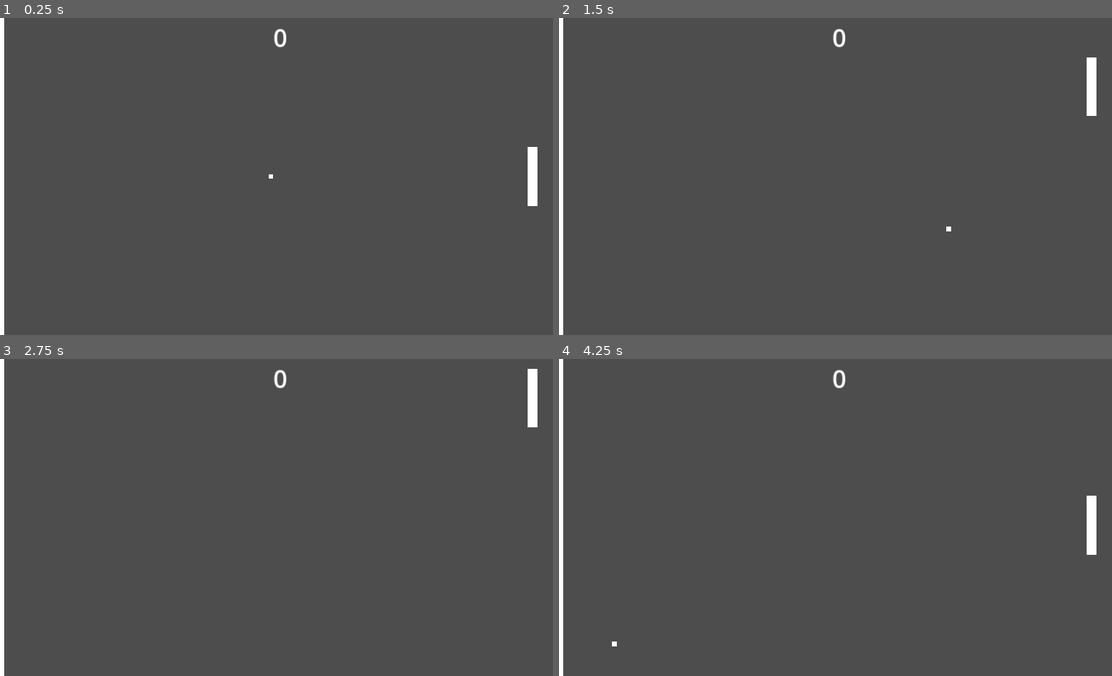
Above: before the commit, frames 1-4 (two rows, left to right).
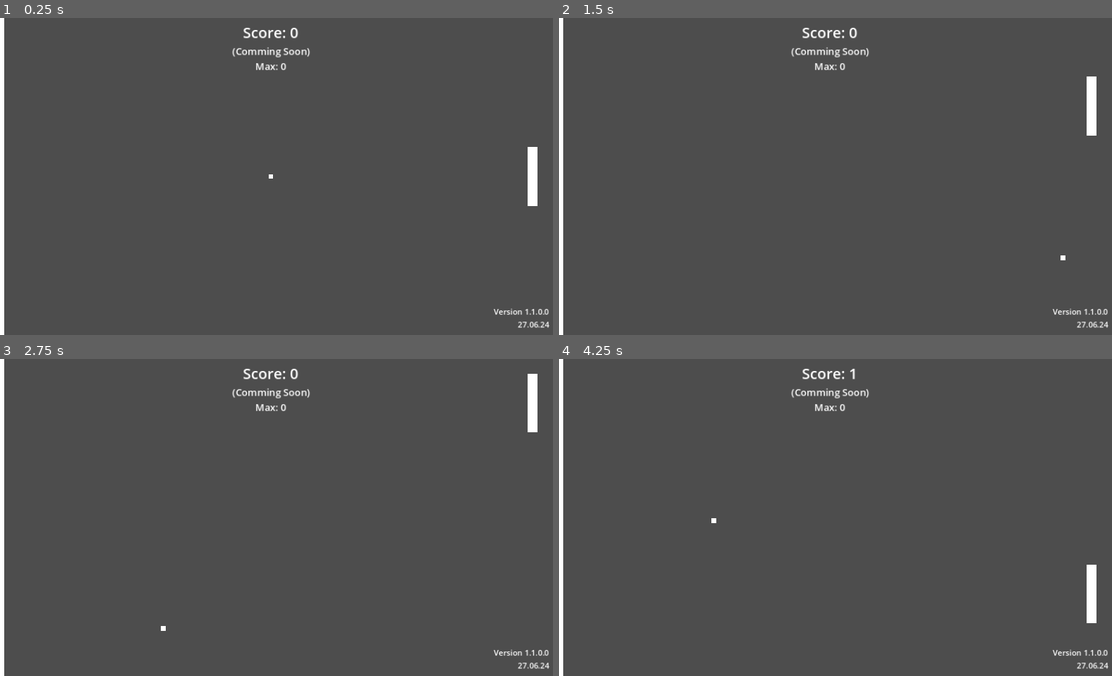
Above: after the commit, the same moments.

Repository: Davidbld/PeloteBasque
Game: Godot game, scene res://level.tscn
The game is run twice, just before and just after one commit, with the same random seed, the same clock (stepped at 60 frames per second) and the same inputs.
Inputs:
- Up to frame 1 (0.25 s): no input
- Up to frame 2 (1.5 s): tap Enter at 0.5 s; hold Up (ui_up) 0.53-1.28 s; hold Down (ui_down) from 1.28 s (still down)
- Up to frame 3 (2.75 s): release Down (ui_down) at 2.03 s; hold Up (ui_up) from 2.03 s (still down)
- Up to frame 4 (4.25 s): release Up (ui_up) at 3.53 s; hold Down (ui_down) from 3.53 s (still down)

The runs differ from the first frame. In frame 1, 0.6% of the frame differs, in the area x 41-100%, y 3-98%; in frame 2, 0.9%; in frame 3, 0.7%; in frame 4, 1.3%, in the area x 9-100%, y 3-98%.

Commit message:
Update
- Modification of the score

Diff:
--- a/Main.tscn
+++ b/Main.tscn
@@ -5,3 +5,4 @@
 [node name="MainGame" type="Node2D"]
 
 [node name="Level" parent="." instance=ExtResource("1_qlq70")]
+PADDLE_SPEED = 1200
--- a/Player.gd
+++ b/Player.gd
@@ -6,7 +6,7 @@
 # Called when the node enters the scene tree for the first time.
 func _ready():
 	win_height = get_viewport_rect().size.y
-	p_height = $ColorRect.get_size().y
+	p_height = $PaddleSkin.get_size().y
 
 # Called every frame. 'delta' is the elapsed time since the previous frame.
 func _process(delta):
--- a/level.gd
+++ b/level.gd
@@ -1,4 +1,10 @@
 extends Node2D
+
+@export var PADDLE_SPEED : int=600
+
+@onready var score_label = $HUD/Control/MarginContainer/VBoxContainer/PlayerScore
+@onready var maxScore_label = $HUD/Control/MarginContainer/VBoxContainer/MaxScore
+@onready var timer = $BallTimer
 
 var win_size : Vector2
 const START_SPEED : int = 500
@@ -6,18 +12,17 @@
 var speed : int
 var dir : Vector2
 var score := [0]
-
-const PADDLE_SPEED : int=400
+var max = 0
 
 func _on_ball_timer_timeout():
 	$Ball.new_ball()
 
 func _on_score_body_entered(body):
 	score[0] = 0
-	$HUD/PlayerScore.text = str(score[0])
-	$HUD/BallTimer.start()
-
+	max = 0
+	score_label.text = "Score: " + str(score[0])
+	$BallTimer.start()
 
 func _on_wall_body_entered(body):
 	score[0] += 1
-	$HUD/PlayerScore.text = str(score[0])
+	score_label.text = "Score: " + str(score[0])
--- a/level.tscn
+++ b/level.tscn
@@ -35,11 +35,11 @@
 offset_right = 32.0
 offset_bottom = 656.0
 
-[node name="Player" type="StaticBody2D" parent="."]
+[node name="Paddle" type="StaticBody2D" parent="."]
 position = Vector2(1100, 324)
 script = ExtResource("2_o7c1i")
 
-[node name="ColorRect" type="ColorRect" parent="Player"]
+[node name="PaddleSkin" type="ColorRect" parent="Paddle"]
 anchors_preset = 4
 anchor_top = 0.5
 anchor_bottom = 0.5
@@ -48,7 +48,7 @@
 offset_bottom = 60.0
 grow_vertical = 2
 
-[node name="CollisionShape2D" type="CollisionShape2D" parent="Player"]
+[node name="PaddleHitBox" type="CollisionShape2D" parent="Paddle"]
 position = Vector2(10, 0)
 shape = SubResource("RectangleShape2D_okfx4")
 
@@ -97,20 +97,95 @@
 
 [node name="HUD" type="CanvasLayer" parent="."]
 
-[node name="PlayerScore" type="Label" parent="HUD"]
-offset_left = 576.0
-offset_top = 5.0
-offset_right = 616.0
-offset_bottom = 74.0
-theme_override_font_sizes/font_size = 50
-text = "0"
+[node name="Control" type="Control" parent="HUD"]
+layout_mode = 3
+anchors_preset = 15
+anchor_right = 1.0
+anchor_bottom = 1.0
+grow_horizontal = 2
+grow_vertical = 2
+
+[node name="MarginContainer" type="MarginContainer" parent="HUD/Control"]
+layout_mode = 1
+anchors_preset = 5
+anchor_left = 0.5
+anchor_right = 0.5
+offset_left = -38.5
+offset_right = 38.5
+offset_bottom = 66.0
+grow_horizontal = 2
+size_flags_horizontal = 0
+size_flags_vertical = 0
+theme_override_constants/margin_left = 8
+theme_override_constants/margin_top = 8
+theme_override_constants/margin_right = 8
+theme_override_constants/margin_bottom = 8
+
+[node name="VBoxContainer" type="VBoxContainer" parent="HUD/Control/MarginContainer"]
+layout_mode = 2
+size_flags_horizontal = 4
+size_flags_vertical = 4
+
+[node name="PlayerScore" type="Label" parent="HUD/Control/MarginContainer/VBoxContainer"]
+layout_mode = 2
+size_flags_horizontal = 4
+theme_override_font_sizes/font_size = 30
+text = "Score: 0"
 horizontal_alignment = 1
 vertical_alignment = 1
 
-[node name="BallTimer" type="Timer" parent="HUD"]
+[node name="MaxScore" type="Label" parent="HUD/Control/MarginContainer/VBoxContainer"]
+layout_mode = 2
+size_flags_horizontal = 4
+theme_override_font_sizes/font_size = 20
+text = "(Comming Soon)
+Max: 0"
+horizontal_alignment = 1
+vertical_alignment = 1
+
+[node name="VersionDisplay" type="Control" parent="HUD"]
+layout_mode = 3
+anchors_preset = 15
+anchor_right = 1.0
+anchor_bottom = 1.0
+grow_horizontal = 2
+grow_vertical = 2
+
+[node name="MarginContainer" type="MarginContainer" parent="HUD/VersionDisplay"]
+layout_mode = 1
+anchors_preset = 3
+anchor_left = 1.0
+anchor_top = 1.0
+anchor_right = 1.0
+anchor_bottom = 1.0
+offset_left = -16.0
+offset_top = -16.0
+grow_horizontal = 0
+grow_vertical = 0
+size_flags_horizontal = 0
+size_flags_vertical = 0
+theme_override_constants/margin_left = 8
+theme_override_constants/margin_top = 8
+theme_override_constants/margin_right = 8
+theme_override_constants/margin_bottom = 8
+
+[node name="VBoxContainer" type="VBoxContainer" parent="HUD/VersionDisplay/MarginContainer"]
+layout_mode = 2
+size_flags_horizontal = 4
+size_flags_vertical = 4
+
+[node name="Version" type="Label" parent="HUD/VersionDisplay/MarginContainer/VBoxContainer"]
+layout_mode = 2
+text = "Version 1.1.0.0
+27.06.24"
+horizontal_alignment = 2
+vertical_alignment = 2
+
+[node name="BallTimer" type="Timer" parent="."]
+wait_time = 0.5
 one_shot = true
 autostart = true
 
 [connection signal="body_entered" from="Wall" to="." method="_on_wall_body_entered"]
 [connection signal="body_entered" from="Score" to="." method="_on_score_body_entered"]
-[connection signal="timeout" from="HUD/BallTimer" to="." method="_on_ball_timer_timeout"]
+[connection signal="timeout" from="BallTimer" to="." method="_on_ball_timer_timeout"]
--- a/project.godot
+++ b/project.godot
@@ -10,7 +10,7 @@
 
 [application]
 
-config/name="Pong"
+config/name="Pelote Basque V2.0"
 run/main_scene="res://level.tscn"
 config/features=PackedStringArray("4.2", "Forward Plus")
 config/icon="res://icon.svg"
Not shown, changed: export_presets.cfg
Not shown, changed: PeloteBasque.exe
Not shown, added: PeloteBasqueV1.1.0.0.exe
Not shown, added: levFCE7.tmp
